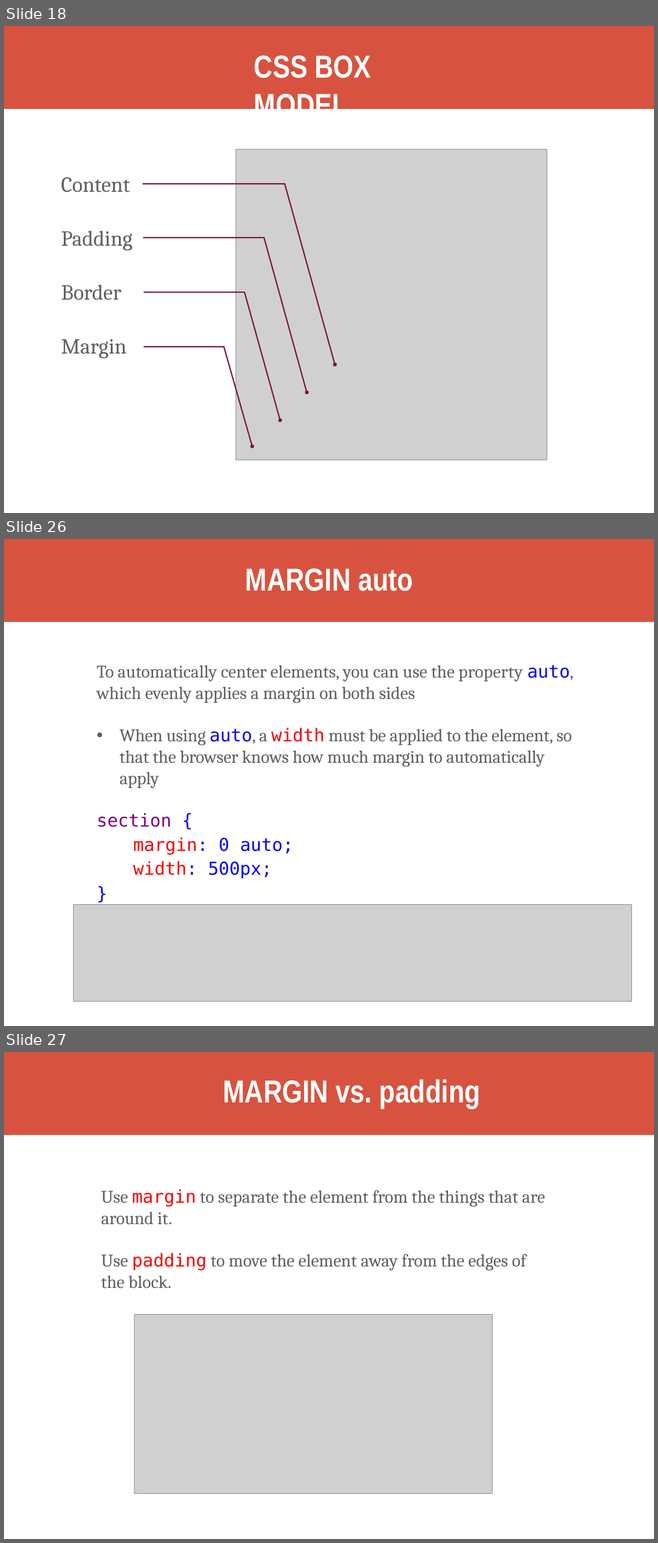
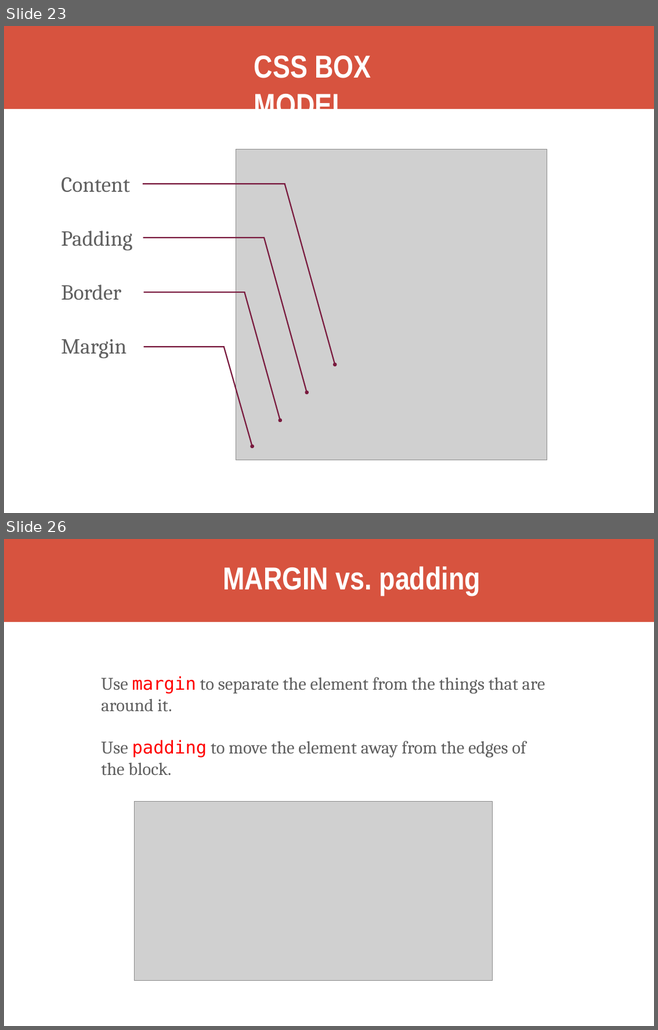
Before and after one commit to kweeket/kweeket.github.io, a slide deck: slides/week-3.pptx. Shown one above the other, each under a label of ours: slides 18, 26 and 27 before the commit, slides 23 and 26 after it; the slides between them are not shown. The pictures are 658x1543 and 658x1030 pixels, drawn with LibreOffice and Linux fonts; fonts in the diff are those of the drawing; grey boxes stand for pictures. Boxes give left, top, right and bottom in pixels: in the first picture for what was removed or moved away, otherwise in the second. Text is boxed around its words. In the diff, an @@ line names an element or a change of style, - is before the commit and + after.

```diff
--- a/slides/week-3.pptx
+++ b/slides/week-3.pptx
@@ slide 26 removed at box(4, 539, 654, 1026), background #FFFFFF @@
@@ freeform shape removed at box(4, 539, 654, 622) @@
@@ title removed at box(245, 569, 413, 591) @@
-MARGIN auto
@@ text removed at box(97, 665, 574, 879) @@
-  To automatically center elements, you can use the property auto, which evenly applies a margin on both sides
-  • When using auto, a width must be applied to the element, so that the browser knows how much margin to automatically apply
-  section {
-  margin: 0 auto;
-  width: 500px;
-  }
@@ picture removed at box(73, 904, 631, 1001) @@
@@ what was slide 18 is now slide 23 @@
@@ what was slide 27 is now slide 26 @@
```
Also in this commit, not shown: 1 slide changed, 6 slides added, 6 other slides removed, 2 other files.
